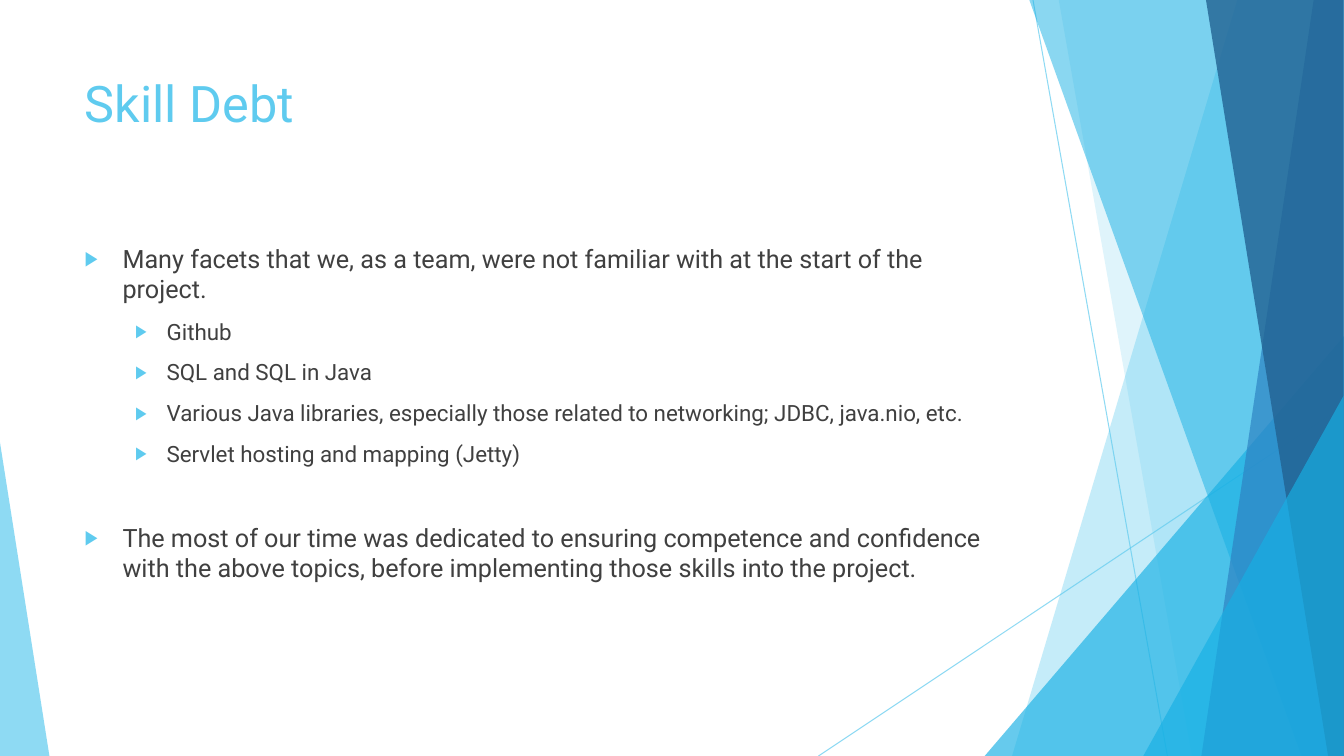
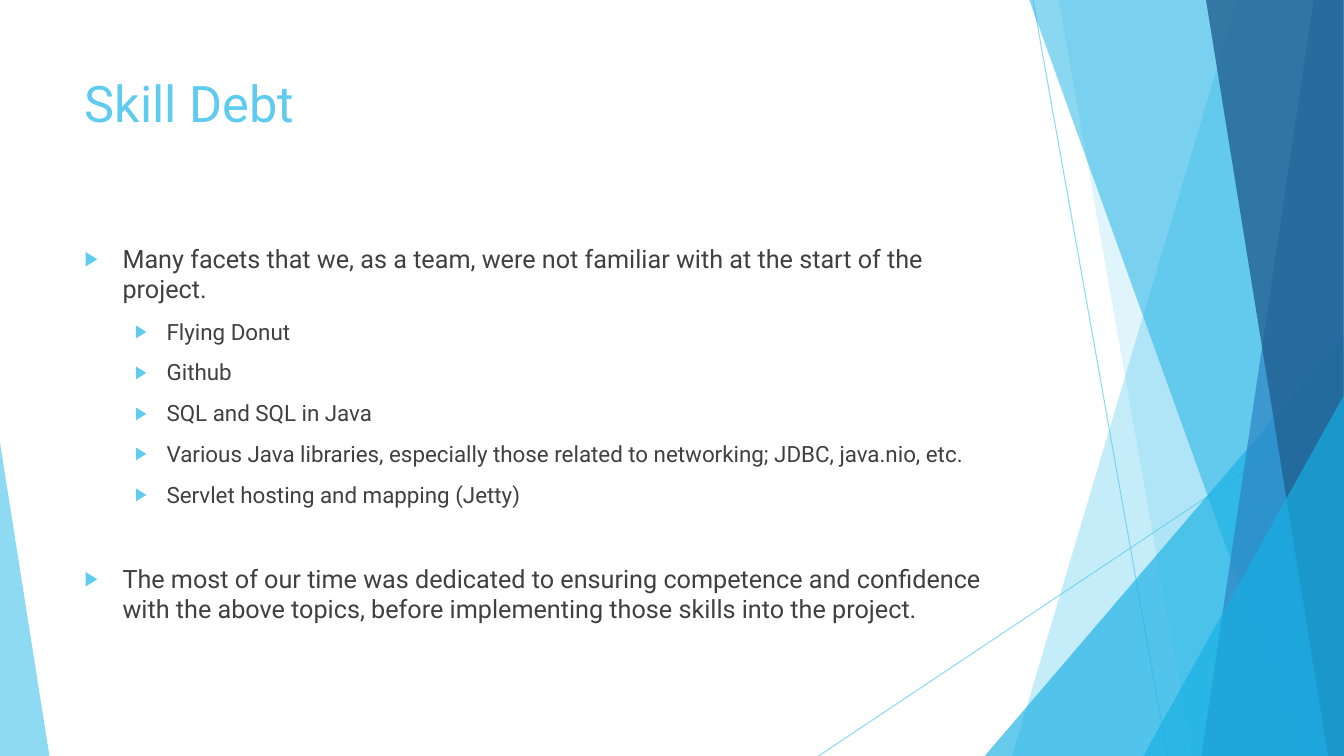
Before and after one commit to Kisted/CSC131_PROJECT, a slide deck: slide 6 of Oscar Award API.pptx. Drawn at 1344x756 pixels with LibreOffice and Linux fonts; fonts in the diff are those of the drawing. Boxes give left, top, right and bottom in pixels: in the first picture for what was removed or moved away, otherwise in the second. Text is boxed around its words. In the diff, an @@ line names an element or a change of style, - is before the commit and + after.

```diff
--- a/Oscar Award API.pptx
+++ b/Oscar Award API.pptx
@@ text at <box>167,323,290,345</box>: paragraph added @@
+  ▶ Flying Donut
```
Also in this commit, not shown: 2 other slides changed, 2 other files.
